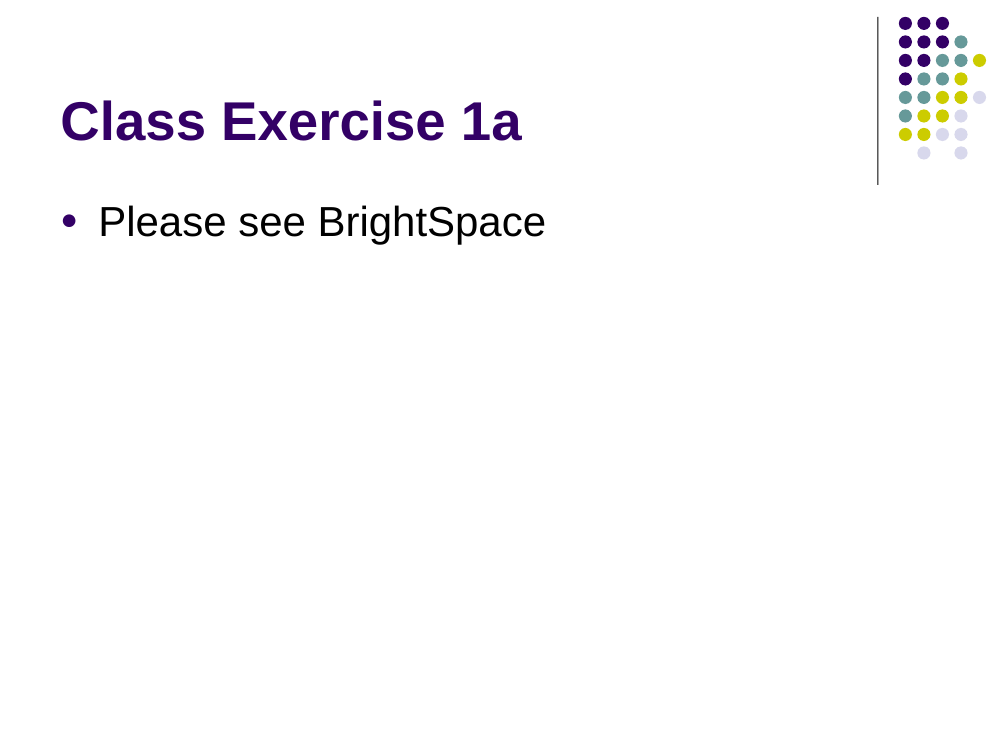
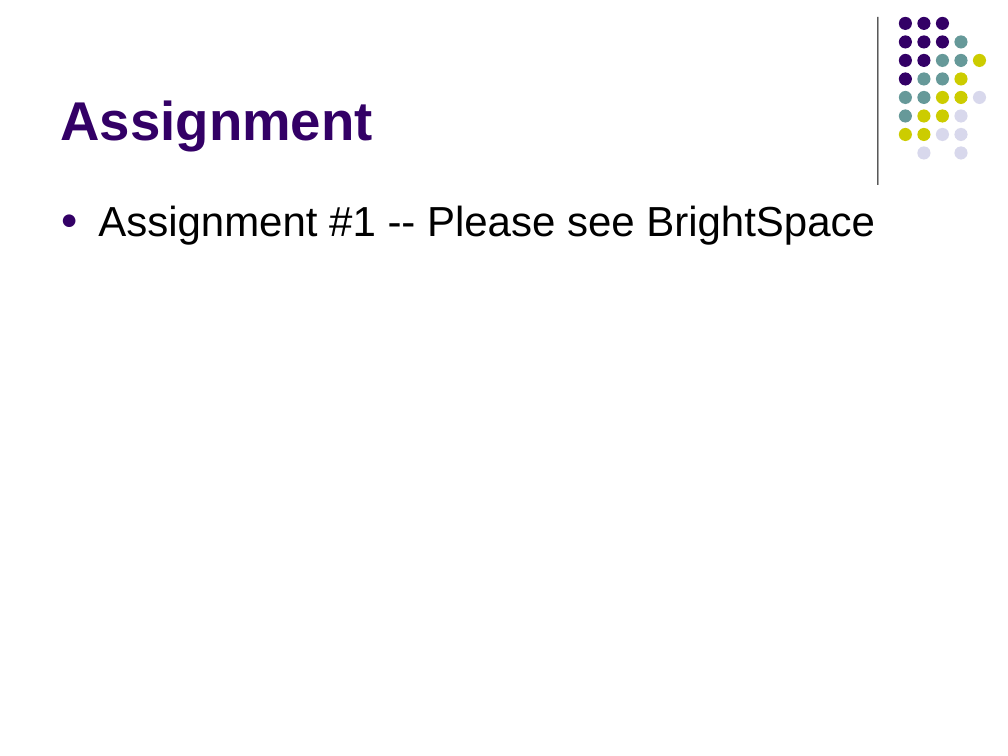
Before and after one commit to lutzhamel/CSC402, a slide deck: slide 16 of notes/csc402-ln004.pptx. Drawn at 1008x756 pixels with LibreOffice and Linux fonts; fonts in the diff are those of the drawing. Boxes give left, top, right and bottom in pixels: in the first picture for what was removed or moved away, otherwise in the second. Text is boxed around its words. In the diff, an @@ line names an element or a change of style, - is before the commit and + after.

```diff
--- a/notes/csc402-ln004.pptx
+++ b/notes/csc402-ln004.pptx
@@ title at <box>60,100,372,150</box>: text changed @@
-Class Exercise 1a
+Assignment
@@ text at <box>98,205,875,245</box>: text changed @@
-● Please see BrightSpace
+● Assignment #1 -- Please see BrightSpace
```
Also in this commit, not shown: 3 other files.
